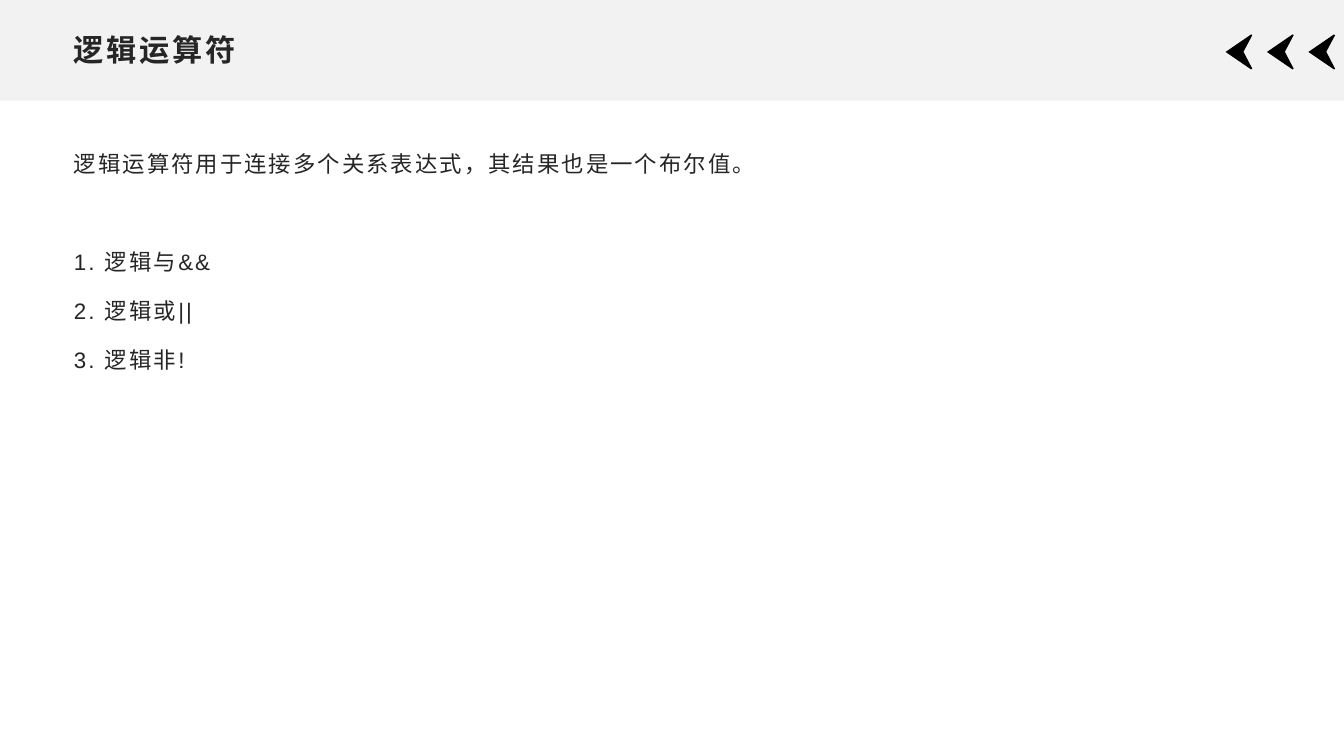
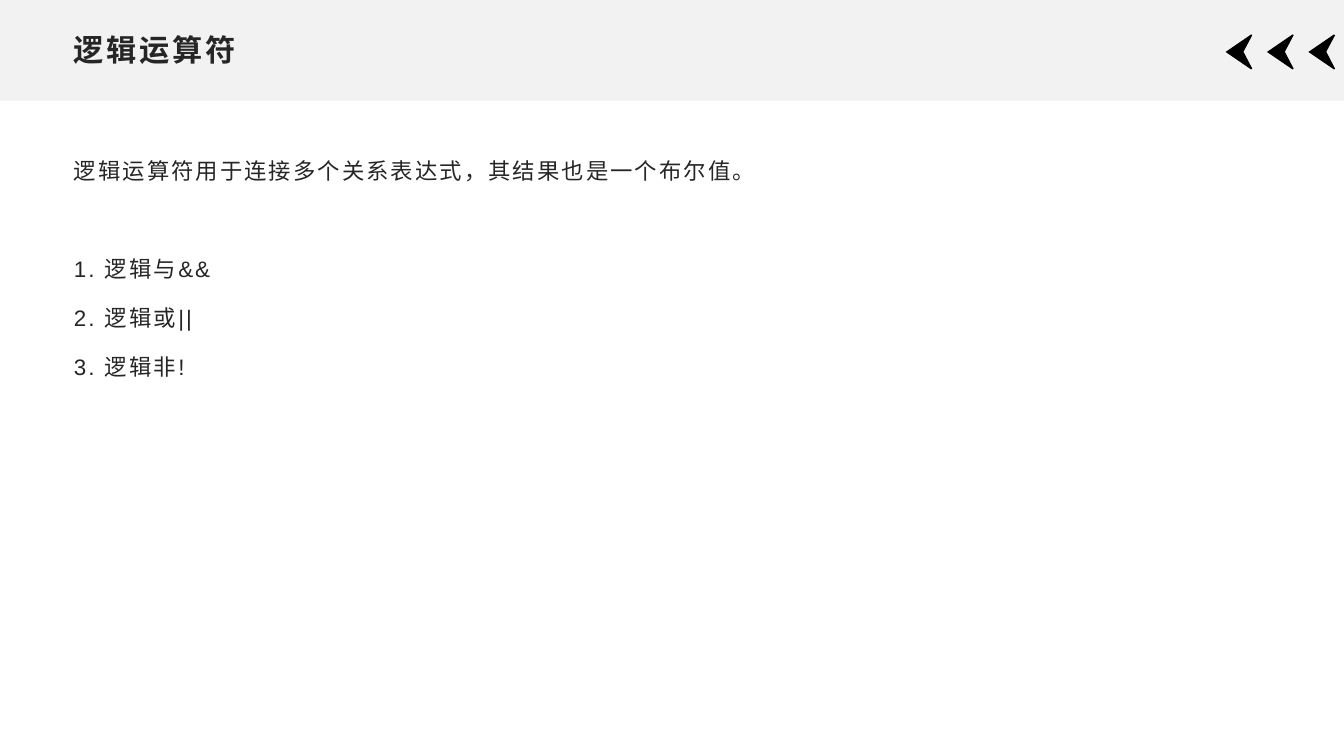
Before and after one commit to xdai02/C, a slide deck: slide 5 of slides/Chapter2.pptx. Drawn at 1344x756 pixels with LibreOffice and Linux fonts; fonts in the diff are those of the drawing. Boxes give left, top, right and bottom in pixels: in the first picture for what was removed or moved away, otherwise in the second. Text is boxed around its words. In the diff, an @@ line names an element or a change of style, - is before the commit and + after.

```diff
--- a/slides/Chapter2.pptx
+++ b/slides/Chapter2.pptx
@@ text "逻辑运算符用于连接多个关系表达式，其结果也是一个布尔值。": place and size @@
-text "逻辑运算符用于连接多个关系表达式，其结果也是一个布尔值。" at bbox=[74, 153, 755, 370]
+text "逻辑运算符用于连接多个关系表达式，其结果也是一个布尔值。" at bbox=[74, 160, 755, 377]
```
Also in this commit, not shown: 11 other slides changed, 2 other files.
